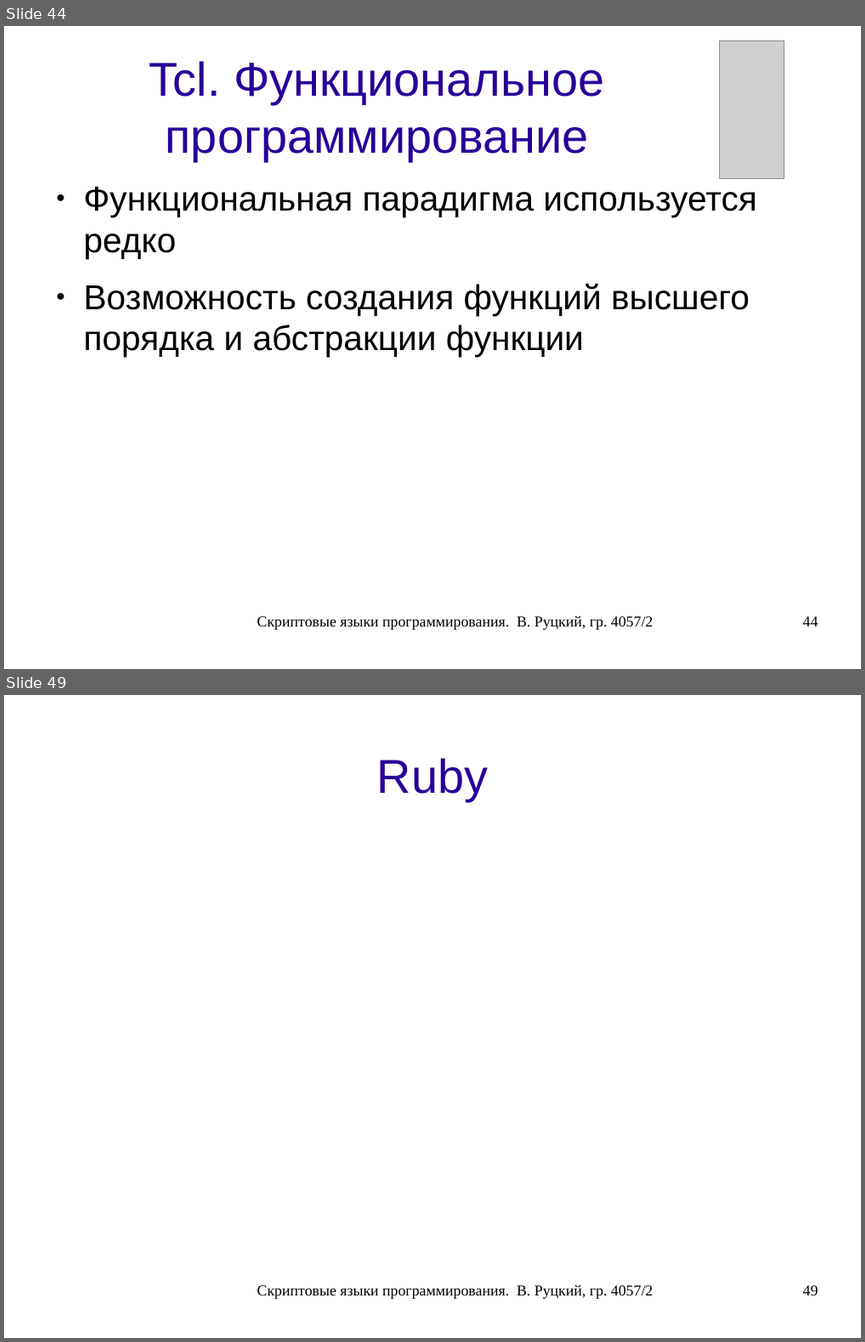
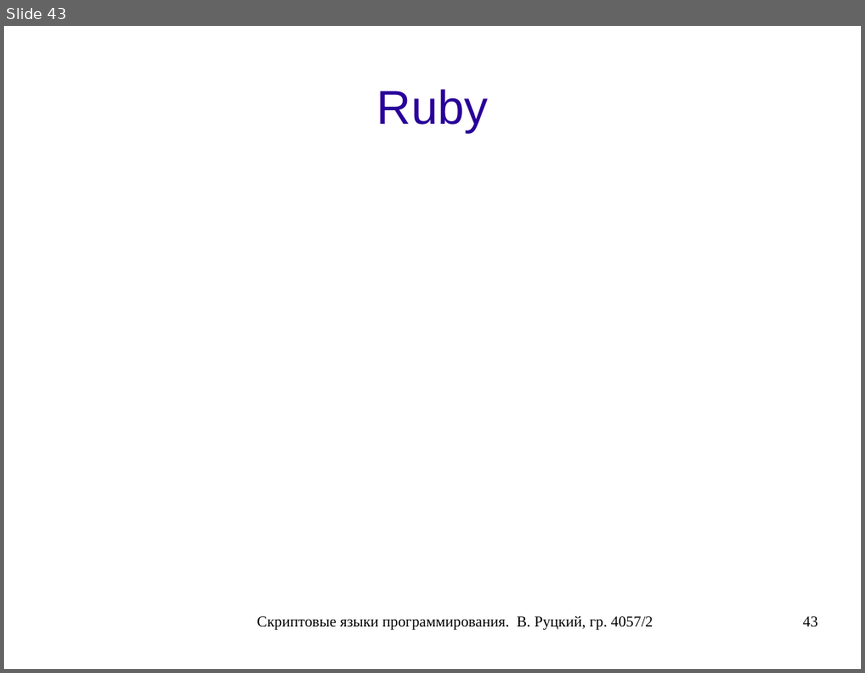
Before and after one commit to rutsky/semester07, a slide deck: Operation_systems/scripting_languages/40572_Rutsky_Scripting_languages.odp. Shown one above the other, each under a label of ours: slides 44 and 49 before the commit, slide 43 after it; the slides between them are not shown. The pictures are 865x1342 and 865x673 pixels, drawn with LibreOffice and Linux fonts; fonts in the diff are those of the drawing; grey boxes stand for pictures. Boxes give left, top, right and bottom in pixels: in the first picture for what was removed or moved away, otherwise in the second. Text is boxed around its words. In the diff, an @@ line names an element or a change of style, - is before the commit and + after.

```diff
--- a/Operation_systems/scripting_languages/40572_Rutsky_Scripting_languages.odp
+++ b/Operation_systems/scripting_languages/40572_Rutsky_Scripting_languages.odp
@@ slide 44 removed at [4, 26, 861, 669], background #FFFFFF @@
@@ picture removed at [720, 41, 784, 179] @@
@@ title removed at [149, 61, 604, 161] @@
-Tcl. Функциональное программирование
@@ text removed at [84, 187, 756, 357] @@
-● Функциональная парадигма используется редко
-● Возможность создания функций высшего порядка и абстракции функции
@@ text removed at [257, 615, 653, 630] @@
-Скриптовые языки программирования. В. Руцкий, гр. 4057/2
@@ page number removed at [803, 616, 818, 626] @@
-44
@@ what was slide 49 is now slide 43 @@
@@ page number at [803, 616, 818, 626]: text changed @@
-49
+43
```
Also in this commit, not shown: 5 slides changed, 5 other slides removed.
